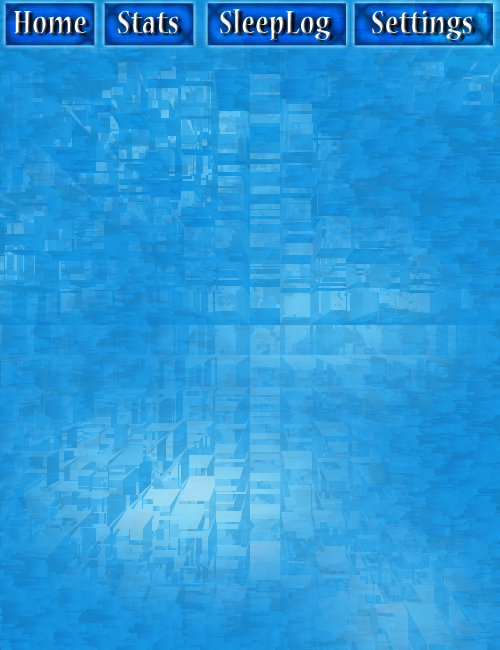
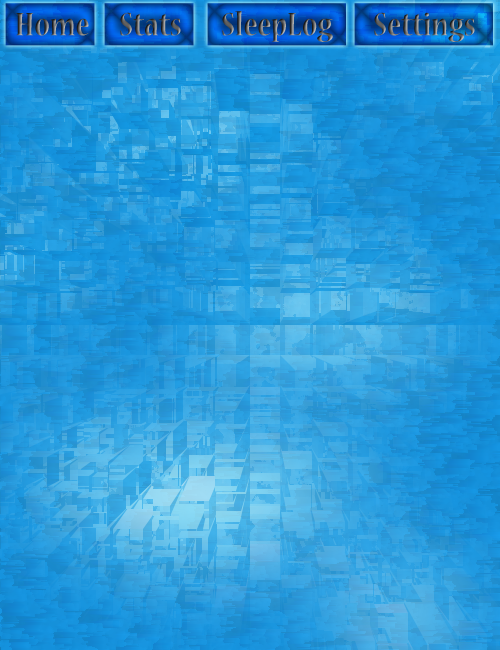
The second w=500, h=650 image is a revision of the first. Changes to its layers:
added group "Group 1 copy" with 8 layers above "Group 1" over [14, 9, 477, 43]
added layer "Settings" (1st of 2, in "Group 1 copy") in group "Group 1 copy" over [374, 12, 475, 42]
added layer "Shape 1 copy 3" (1st of 2, in "Group 1 copy") (overlay) in group "Group 1 copy" over [372, 10, 477, 43]
added layer "SleepLog" (1st of 2, in "Group 1 copy") in group "Group 1 copy" over [222, 11, 333, 42]
added layer "Shape 1 copy 2" (1st of 2, in "Group 1 copy") (overlay) in group "Group 1 copy" over [220, 9, 335, 43]
added layer "Stats" (1st of 2, in "Group 1 copy") in group "Group 1 copy" over [120, 12, 181, 36]
added layer "Shape 1 copy" (1st of 2, in "Group 1 copy") (overlay) in group "Group 1 copy" over [118, 10, 183, 37]
added layer "Home" (1st of 2, in "Group 1 copy") in group "Group 1 copy" over [16, 13, 89, 36]
added layer "Shape 1" (1st of 2, in "Group 1 copy") (overlay) in group "Group 1 copy" over [14, 11, 91, 37]
hid group "Group 1" (8 layers) over [14, 9, 477, 43]
moved "Shape 1 copy 3" (2nd of 2, in "Group 1") above "SleepLog" over [372, 10, 477, 43]
moved "Shape 1 copy 2" (2nd of 2, in "Group 1") above "Stats" over [220, 9, 335, 43]
moved "Shape 1 copy" (2nd of 2, in "Group 1") above "Home" over [118, 10, 183, 37]
